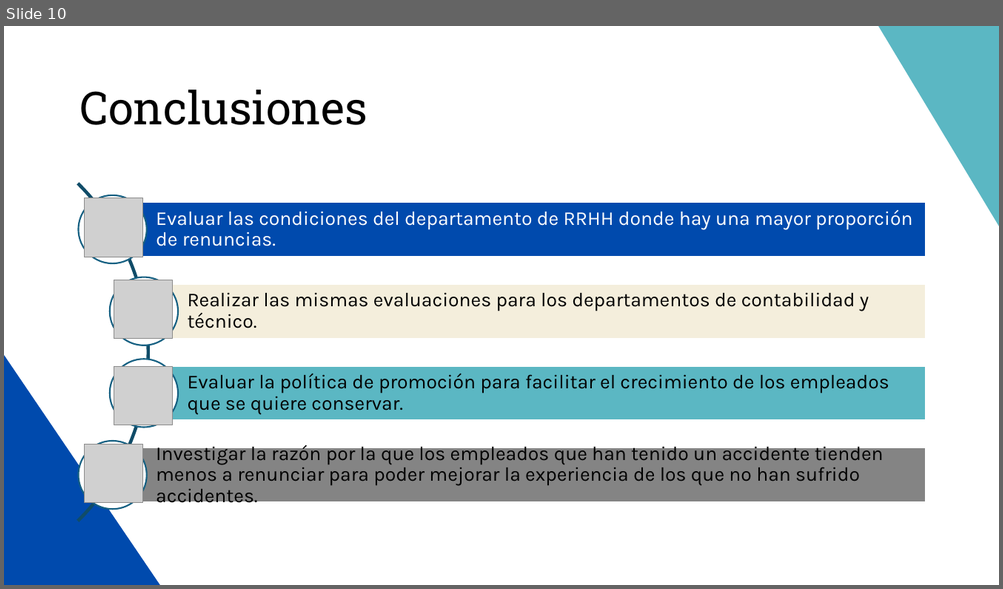
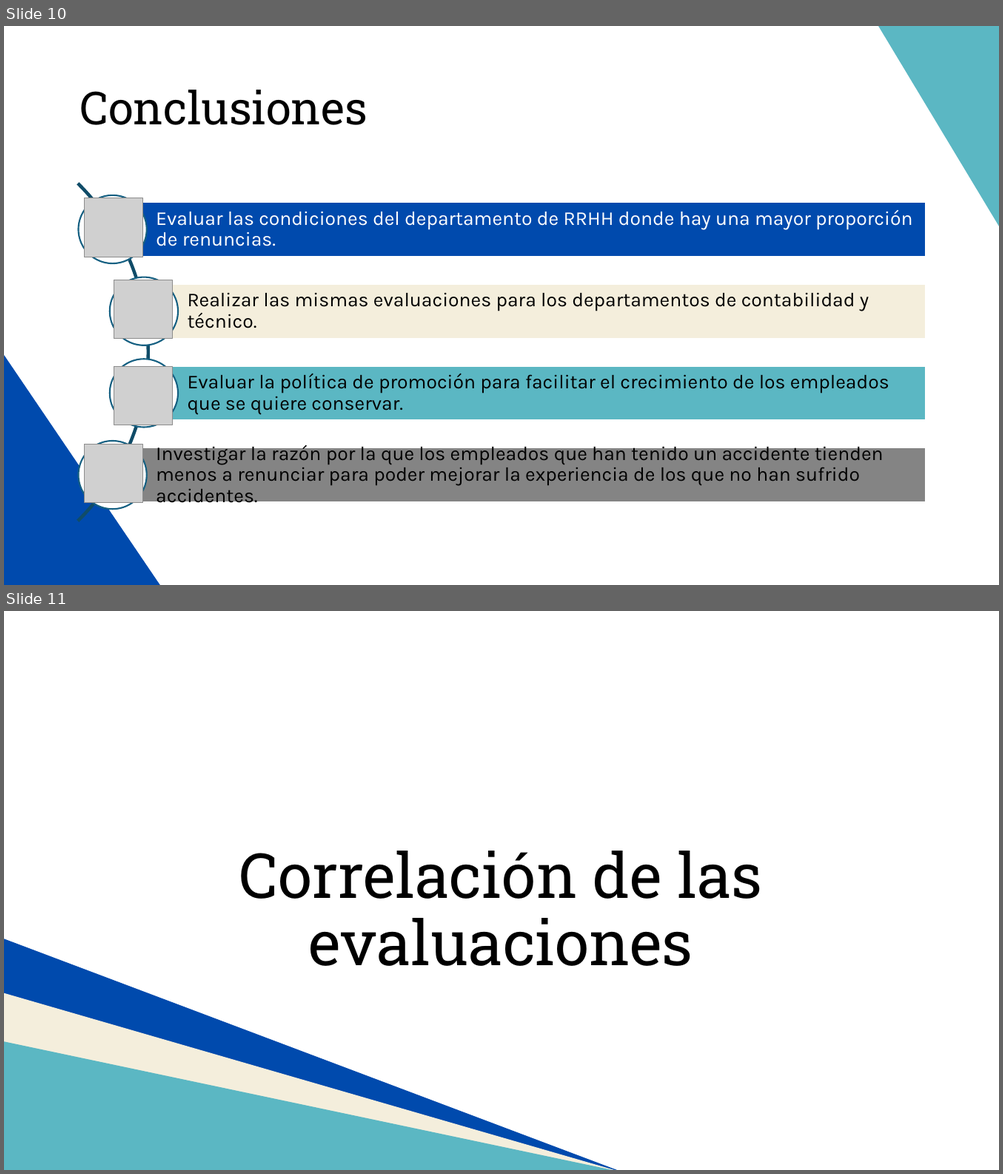
Before and after one commit to MiguelAMeloM/Miguel_DataAnalytics, a slide deck: RRHH/Data_Storytelling.pptx. Shown one above the other, each under a label of ours: slide 10 before the commit, slides 10 and 11 after it. The pictures are 1003x589 and 1003x1174 pixels, drawn with LibreOffice and Linux fonts; fonts in the diff are those of the drawing; grey boxes stand for pictures. Boxes give left, top, right and bottom in pixels: in the first picture for what was removed or moved away, otherwise in the second. Text is boxed around its words. In the diff, an @@ line names an element or a change of style, - is before the commit and + after.

```diff
--- a/RRHH/Data_Storytelling.pptx
+++ b/RRHH/Data_Storytelling.pptx
@@ slide 11 added at [4,611,999,1170], background #FFFFFF @@
@@ title added at [239,851,762,966], 60 pt, text #000000 @@
+Correlación de las evaluaciones
@@ right triangle added at [4,940,618,1170], fill #004AAD @@
@@ right triangle added at [4,994,618,1170], fill #F4EEDC @@
@@ right triangle added at [4,1042,618,1170], fill #5BB7C3 @@
```
Also in this commit, not shown: 7 other slides added, 1 other file.
